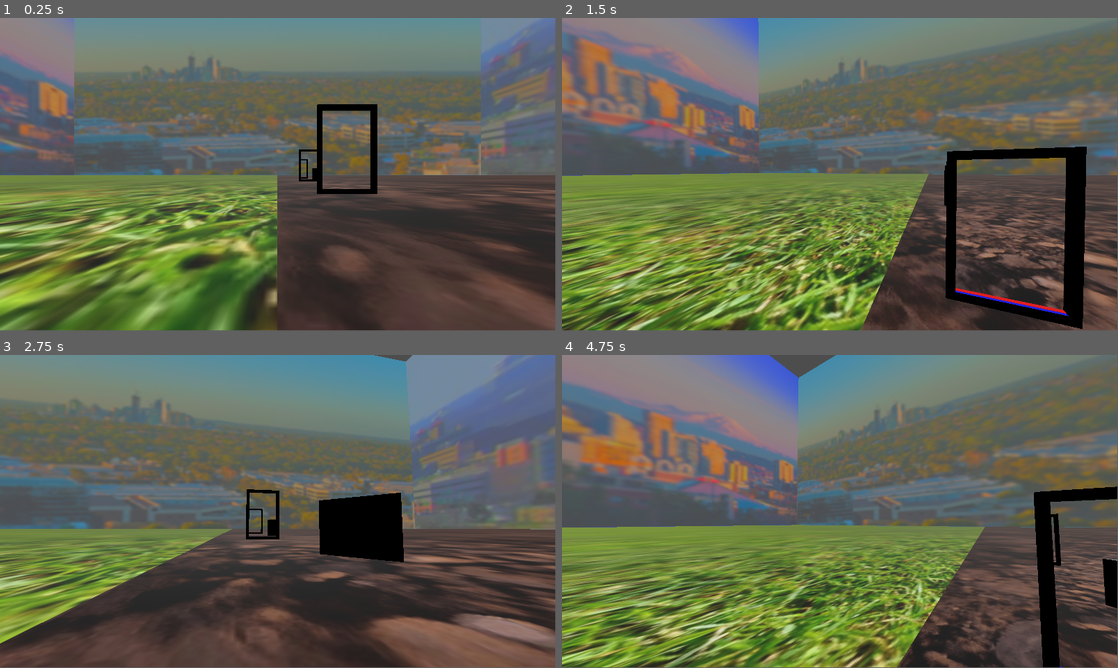
Above: before the commit, frames 1-4 (two rows, left to right).
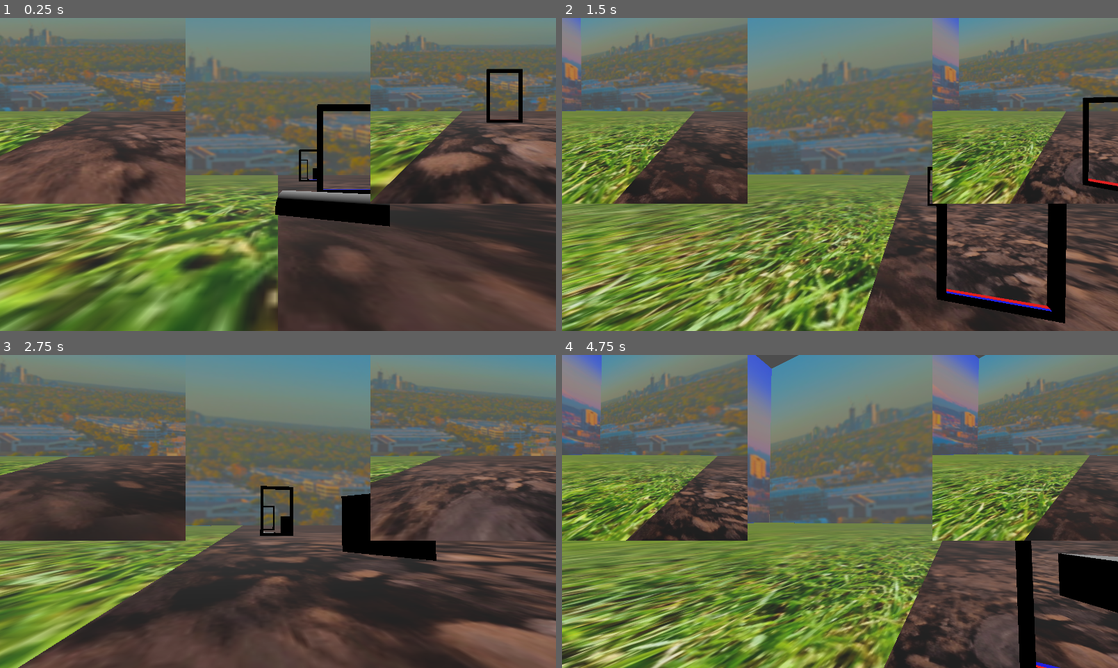
Above: after the commit, the same moments.

Repository: Terrence-Holmes/Hole-In-One
Game: Godot game, scene res://Assets/Rooms/rm_test_1.tscn
Two runs of this game, one before a commit and one after it. Both use one fixed random seed, a clock stepped at 60 frames per second and the inputs below. The project has no main scene, so this scene is started directly.
Inputs (mouse positions are in pixels of both pictures, inside the frame that each line leads up to):
- Up to frame 1 (0.25 s): no input
- Up to frame 2 (1.5 s): tap Enter at 0.5 s; move the mouse to (867, 171) at 0.52 s; hold Up (Up) from 0.53 s (still down); click (867, 171) at 0.6 s; move the mouse to (812, 174) at 1.27 s; tap Space (Select) at 1.35 s
- Up to frame 3 (2.75 s): keep holding Up (Up); move the mouse to (289, 505) at 2.02 s; click (289, 505) at 2.1 s
- Up to frame 4 (4.75 s): keep holding Up (Up); move the mouse to (834, 514) at 2.77 s; tap Space (Select) at 2.85, 4.35 s; move the mouse to (878, 514) at 3.52 s; click (878, 514) at 3.6 s; move the mouse to (795, 508) at 4.27 s
The window is 799x449 before the commit and 800x450 after it. Grey fills any space a smaller window leaves; there, only what the larger window draws over its background counts as a difference.

The runs differ from the first frame. In frame 1, 33% of the frame differs, in the area x 0-100%, y 0-100%; in frame 2, 59%; in frame 3, 51%; in frame 4, 63%.

Commit message:
Worked on portal recursion

Diff:
--- a/Assets/Props/Scenes/portal.tscn
+++ b/Assets/Props/Scenes/portal.tscn
@@ -22,8 +22,14 @@
 [node name="Portal" type="Node3D"]
 script = ExtResource("1_f0wwu")
 
-[node name="CameraView" type="CSGBox3D" parent="."]
-size = Vector3(1.2, 2, 0.1)
+[node name="CameraViews" type="Node3D" parent="."]
+
+[node name="CameraView0" type="CSGBox3D" parent="CameraViews"]
+size = Vector3(1, 2, 0.1)
+material = SubResource("ShaderMaterial_s4ld5")
+
+[node name="CameraView1" type="CSGBox3D" parent="CameraViews"]
+size = Vector3(1, 2, 0.1)
 material = SubResource("ShaderMaterial_s4ld5")
 
 [node name="Viewports" type="Node" parent="."]
--- a/Assets/Props/Scenes/portal_spawner.tscn
+++ b/Assets/Props/Scenes/portal_spawner.tscn
@@ -4,23 +4,23 @@
 [ext_resource type="Script" path="res://Assets/Props/Scripts/PortalSpawner.gd" id="1_vfyow"]
 [ext_resource type="Shader" path="res://Assets/Props/Shaders/portal_shader.gdshader" id="3_ocxy0"]
 
-[sub_resource type="ViewportTexture" id="ViewportTexture_qup7f"]
-viewport_path = NodePath("Portal1/CameraViewport")
+[sub_resource type="ViewportTexture" id="ViewportTexture_j4ntl"]
+viewport_path = NodePath("Viewports/CameraViewport0")
 
-[sub_resource type="ShaderMaterial" id="ShaderMaterial_sqhe0"]
+[sub_resource type="ShaderMaterial" id="ShaderMaterial_6xopq"]
 resource_local_to_scene = true
 render_priority = 0
 shader = ExtResource("3_ocxy0")
-shader_parameter/texture_albedo = SubResource("ViewportTexture_qup7f")
+shader_parameter/texture_albedo = SubResource("ViewportTexture_j4ntl")
 
-[sub_resource type="ViewportTexture" id="ViewportTexture_l6b86"]
-viewport_path = NodePath("CameraViewport")
+[sub_resource type="ViewportTexture" id="ViewportTexture_25gm7"]
+viewport_path = NodePath("Viewports/CameraViewport0")
 
-[sub_resource type="ShaderMaterial" id="ShaderMaterial_orw0v"]
+[sub_resource type="ShaderMaterial" id="ShaderMaterial_sxqoc"]
 resource_local_to_scene = true
 render_priority = 0
 shader = ExtResource("3_ocxy0")
-shader_parameter/texture_albedo = SubResource("ViewportTexture_l6b86")
+shader_parameter/texture_albedo = SubResource("ViewportTexture_25gm7")
 
 [node name="PortalSpawner" type="Node3D"]
 script = ExtResource("1_vfyow")
@@ -28,18 +28,20 @@
 [node name="Portal1" parent="." node_paths=PackedStringArray("otherPortal") instance=ExtResource("1_qv77c")]
 otherPortal = NodePath("../Portal2")
 
-[node name="CameraView" parent="Portal1" index="0"]
-layers = 2
-size = Vector3(1, 2, 0.1)
-material = SubResource("ShaderMaterial_sqhe0")
+[node name="CameraView0" parent="Portal1/CameraViews" index="0"]
+material = SubResource("ShaderMaterial_6xopq")
+
+[node name="CameraView1" parent="Portal1/CameraViews" index="1"]
+material = SubResource("ShaderMaterial_6xopq")
 
 [node name="Portal2" parent="." node_paths=PackedStringArray("otherPortal") instance=ExtResource("1_qv77c")]
 otherPortal = NodePath("../Portal1")
 
-[node name="CameraView" parent="Portal2" index="0"]
-layers = 4
-size = Vector3(1, 2, 0.1)
-material = SubResource("ShaderMaterial_orw0v")
+[node name="CameraView0" parent="Portal2/CameraViews" index="0"]
+material = SubResource("ShaderMaterial_sxqoc")
+
+[node name="CameraView1" parent="Portal2/CameraViews" index="1"]
+material = SubResource("ShaderMaterial_sxqoc")
 
 [editable path="Portal1"]
 [editable path="Portal2"]
--- a/Assets/Props/Scripts/Portal.gd
+++ b/Assets/Props/Scripts/Portal.gd
@@ -8,12 +8,13 @@
 
 #References
 @onready var viewportContainer : Node = get_node("Viewports")
-var viewports : Array[SubViewport]
-var cameras : Array[Camera3D]
-@onready var cameraView : CSGBox3D = get_node("CameraView")
+@onready var cameraViewContainer : Node3D = get_node("CameraViews")
 @onready var passHitbox : Area3D = get_node("PassHitbox")
 @onready var passHitbox_cs : CollisionShape3D = passHitbox.get_node("CollisionShape")
 @onready var shapecast : ShapeCast3D = get_node("ShapeCast")
+var viewports : Array[SubViewport]
+var cameras : Array[Camera3D]
+var cameraViews : Array[CSGBox3D]
 
 
 var camRotation : Vector3 = Vector3.ZERO
@@ -51,8 +52,15 @@
 
 func _ready():
 	for i in range(viewportContainer.get_child_count()):
+		#Get references
 		viewports.append(viewportContainer.get_child(i))
 		cameras.append(viewportContainer.get_child(i).get_node("Camera"))
+		cameraViews.append(cameraViewContainer.get_child(i))
+
+		#Set camera view's viewport
+		var newViewportPath : NodePath = NodePath("PortalSpawner/" + name + "/Viewports/CameraViewport" + str(i))
+		cameraViews[i].material.get_shader_parameter("texture_albedo").viewport_path = newViewportPath
+
 
 func _process(delta):
 	passHitbox_cs.disabled = not visible
@@ -105,7 +113,7 @@
 		var relativeTransform : Transform3D = global_transform.affine_inverse() * currentTransform
 		currentTransform = otherPortal.global_transform * relativeTransform
 		cameraTransforms.append(currentTransform)
-	#cameraTransforms.reverse()
+	cameraTransforms.reverse()
 
 	for i in range(cameraTransforms.size()):
 		cameras[i].global_transform = cameraTransforms[i]
--- /dev/null
+++ b/Assets/Rooms/TestyTest.gd
@@ -0,0 +1,11 @@
+extends HBoxContainer
+
+@export var sourcePortal : Portal = null
+@export var sourceCamera : Array[Camera3D] = []
+@export var translateCamera : Array[Camera3D] = []
+
+
+func _process(delta):
+	for i in range(sourceCamera.size()):
+		translateCamera[i].global_transform = sourceCamera[i].global_transform
+		sourcePortal._update_portal_camera_near_clip_plane(translateCamera[i])
--- a/Assets/Rooms/rm_test_1.tscn
+++ b/Assets/Rooms/rm_test_1.tscn
@@ -9,6 +9,7 @@
 [ext_resource type="Texture2D" uid="uid://bomvxrbfn7dbl" path="res://Assets/Environment/Textures/TestCity3.png" id="6_738j8"]
 [ext_resource type="Shader" path="res://Assets/Props/Shaders/portal_shader.gdshader" id="7_hpofo"]
 [ext_resource type="PackedScene" uid="uid://b0ris7n8cfaa6" path="res://Assets/Debug/Scenes/first_person_player.tscn" id="9_gxofw"]
+[ext_resource type="Script" path="res://Assets/Rooms/TestyTest.gd" id="10_lqjay"]
 
 [sub_resource type="WorldBoundaryShape3D" id="WorldBoundaryShape3D_4r8iu"]
 
@@ -37,6 +38,11 @@
 
 [sub_resource type="PrismMesh" id="PrismMesh_s0kyh"]
 
+[sub_resource type="CylinderMesh" id="CylinderMesh_o3jno"]
+top_radius = 0.2
+bottom_radius = 0.2
+height = 1.0
+
 [sub_resource type="StandardMaterial3D" id="StandardMaterial3D_edkqr"]
 shading_mode = 0
 albedo_texture = ExtResource("3_nefqa")
@@ -56,26 +62,44 @@
 shading_mode = 0
 albedo_texture = ExtResource("6_738j8")
 
-[sub_resource type="ViewportTexture" id="ViewportTexture_lc8yv"]
+[sub_resource type="ViewportTexture" id="ViewportTexture_5w6n1"]
 viewport_path = NodePath("PortalSpawner/Portal1/Viewports/CameraViewport0")
 
-[sub_resource type="ShaderMaterial" id="ShaderMaterial_0jaar"]
-resource_local_to_scene = true
-render_priority = 0
-shader = ExtResource("7_hpofo")
-shader_parameter/texture_albedo = SubResource("ViewportTexture_lc8yv")
+[sub_resource type="ShaderMaterial" id="ShaderMaterial_eidsn"]
+resource_local_to_scene = true
+render_priority = 0
+shader = ExtResource("7_hpofo")
+shader_parameter/texture_albedo = SubResource("ViewportTexture_5w6n1")
+
+[sub_resource type="ViewportTexture" id="ViewportTexture_75a4l"]
+viewport_path = NodePath("Viewports/CameraViewport0")
+
+[sub_resource type="ShaderMaterial" id="ShaderMaterial_m8opl"]
+resource_local_to_scene = true
+render_priority = 0
+shader = ExtResource("7_hpofo")
+shader_parameter/texture_albedo = SubResource("ViewportTexture_75a4l")
 
 [sub_resource type="BoxShape3D" id="BoxShape3D_7p0mn"]
 size = Vector3(5.2, 8.2, 2)
 
-[sub_resource type="ViewportTexture" id="ViewportTexture_5qwdk"]
+[sub_resource type="ViewportTexture" id="ViewportTexture_ktd8o"]
 viewport_path = NodePath("PortalSpawner/Portal2/Viewports/CameraViewport0")
 
-[sub_resource type="ShaderMaterial" id="ShaderMaterial_cmdqo"]
-resource_local_to_scene = true
-render_priority = 0
-shader = ExtResource("7_hpofo")
-shader_parameter/texture_albedo = SubResource("ViewportTexture_5qwdk")
+[sub_resource type="ShaderMaterial" id="ShaderMaterial_lf6yl"]
+resource_local_to_scene = true
+render_priority = 0
+shader = ExtResource("7_hpofo")
+shader_parameter/texture_albedo = SubResource("ViewportTexture_ktd8o")
+
+[sub_resource type="ViewportTexture" id="ViewportTexture_jgh0u"]
+viewport_path = NodePath("Viewports/CameraViewport0")
+
+[sub_resource type="ShaderMaterial" id="ShaderMaterial_hi41c"]
+resource_local_to_scene = true
+render_priority = 0
+shader = ExtResource("7_hpofo")
+shader_parameter/texture_albedo = SubResource("ViewportTexture_jgh0u")
 
 [sub_resource type="BoxShape3D" id="BoxShape3D_r5lt3"]
 size = Vector3(5.2, 8.2, 2)
@@ -152,6 +176,10 @@
 transform = Transform3D(-2.26684, -4.45654, -0.0245013, 0, 0.0274887, -4.99992, 4.45662, -2.26681, -0.0124625, 12.6343, 1.64372, -34.6435)
 mesh = SubResource("PrismMesh_s0kyh")
 
+[node name="MeshInstance3D3" type="MeshInstance3D" parent="."]
+transform = Transform3D(-2.26684, -4.45654, -0.0245013, 0, 0.0274887, -4.99992, 4.45662, -2.26681, -0.0124625, 2.53567, 0.129774, -9.88226)
+mesh = SubResource("CylinderMesh_o3jno")
+
 [node name="Background0" type="MeshInstance3D" parent="."]
 transform = Transform3D(-1, -8.74228e-08, 3.82137e-15, 0, -4.37114e-08, -1, 8.74228e-08, -1, 4.37114e-08, 0, 250, 500)
 material_override = SubResource("StandardMaterial3D_edkqr")
@@ -180,9 +208,15 @@
 transform = Transform3D(1, 0, 0, 0, 1, 0, 0, 0, 1, 9.03969, 4.5, -58)
 size = Vector2(5, 8)
 
-[node name="CameraView" parent="PortalSpawner/Portal1" index="0"]
-size = Vector3(5, 8, 0.1)
-material = SubResource("ShaderMaterial_0jaar")
+[node name="CameraView0" parent="PortalSpawner/Portal1/CameraViews" index="0"]
+layers = 2
+size = Vector3(5, 8, 0.1)
+material = SubResource("ShaderMaterial_eidsn")
+
+[node name="CameraView1" parent="PortalSpawner/Portal1/CameraViews" index="1"]
+layers = 2
+size = Vector3(5, 8, 0.1)
+material = SubResource("ShaderMaterial_m8opl")
 
 [node name="CollisionShape" parent="PortalSpawner/Portal1/PassHitbox" index="0"]
 shape = SubResource("BoxShape3D_7p0mn")
@@ -191,9 +225,15 @@
 transform = Transform3D(1, 0, 0, 0, 1, 0, 0, 0, 1, 7, 4.5, -20.622)
 size = Vector2(5, 8)
 
-[node name="CameraView" parent="PortalSpawner/Portal2" index="0"]
-size = Vector3(5, 8, 0.1)
-material = SubResource("ShaderMaterial_cmdqo")
+[node name="CameraView0" parent="PortalSpawner/Portal2/CameraViews" index="0"]
+layers = 4
+size = Vector3(5, 8, 0.1)
+material = SubResource("ShaderMaterial_lf6yl")
+
+[node name="CameraView1" parent="PortalSpawner/Portal2/CameraViews" index="1"]
+layers = 4
+size = Vector3(5, 8, 0.1)
+material = SubResource("ShaderMaterial_hi41c")
 
 [node name="PassHitbox" parent="PortalSpawner/Portal2" index="3"]
 visible = false
@@ -206,6 +246,33 @@
 
 [node name="FirstPersonPlayer" parent="." instance=ExtResource("9_gxofw")]
 transform = Transform3D(1, 0, 0, 0, 1, 0, 0, 0, 1, 0, 0.94476, 0)
+
+[node name="HBoxContainer" type="HBoxContainer" parent="." node_paths=PackedStringArray("sourcePortal", "sourceCamera", "translateCamera")]
+offset_right = 40.0
+offset_bottom = 40.0
+theme_override_constants/separation = 512
+script = ExtResource("10_lqjay")
+sourcePortal = NodePath("../PortalSpawner/Portal2")
+sourceCamera = [NodePath("../PortalSpawner/Portal2/Viewports/CameraViewport0/Camera"), NodePath("../PortalSpawner/Portal2/Viewports/CameraViewport1/Camera")]
+translateCamera = [NodePath("SubViewportContainer/SubViewport/Camera3D"), NodePath("SubViewportContainer2/SubViewport/Camera3D")]
+
+[node name="SubViewportContainer" type="SubViewportContainer" parent="HBoxContainer"]
+layout_mode = 2
+
+[node name="SubViewport" type="SubViewport" parent="HBoxContainer/SubViewportContainer"]
+
+[node name="Camera3D" type="Camera3D" parent="HBoxContainer/SubViewportContainer/SubViewport"]
+cull_mask = 1048569
+
+[node name="SubViewportContainer2" type="SubViewportContainer" parent="HBoxContainer"]
+layout_mode = 2
+
+[node name="SubViewport" type="SubViewport" parent="HBoxContainer/SubViewportContainer2"]
+handle_input_locally = false
+render_target_update_mode = 4
+
+[node name="Camera3D" type="Camera3D" parent="HBoxContainer/SubViewportContainer2/SubViewport"]
+cull_mask = 1048569
 
 [editable path="PortalSpawner"]
 [editable path="PortalSpawner/Portal1"]
--- a/EditorTools/Scripts/PortalEditor.gd
+++ b/EditorTools/Scripts/PortalEditor.gd
@@ -3,7 +3,7 @@
 
 #References
 @onready var portal : Portal = get_parent()
-@onready var cameraView : CSGBox3D = portal.get_node("CameraView")
+@onready var cameraViewContainer : Node3D = portal.get_node("CameraViews")
 @onready var passHitbox : Area3D = portal.get_node("PassHitbox")
 @onready var passHitbox_cs : CollisionShape3D = passHitbox.get_node("CollisionShape")
 
@@ -18,9 +18,9 @@
 func _set_size():
 	if (prevSize != portal.size):
 		prevSize = portal.size
-		cameraView.size = Vector3(portal.size.x, portal.size.y, cameraView.size.z)
+		for cameraView in cameraViewContainer.get_children():
+			cameraView.size = Vector3(portal.size.x, portal.size.y, cameraView.size.z)
 		passHitbox_cs.shape.size = Vector3(
 			portal.size.x + portal.portal_area_margin.x * 2,
 			portal.size.y + portal.portal_area_margin.y * 2,
-			portal.portal_area_margin.z * 2,
-		)
+			portal.portal_area_margin.z * 2,)
--- a/project.godot
+++ b/project.godot
@@ -20,8 +20,8 @@
 
 [display]
 
-window/size/viewport_width=1920
-window/size/viewport_height=1080
+window/size/viewport_width=1536
+window/size/viewport_height=864
 
 [input]
 
Not shown: 1 places in Assets/Rooms/rm_test_1.tscn that only renumber resources
